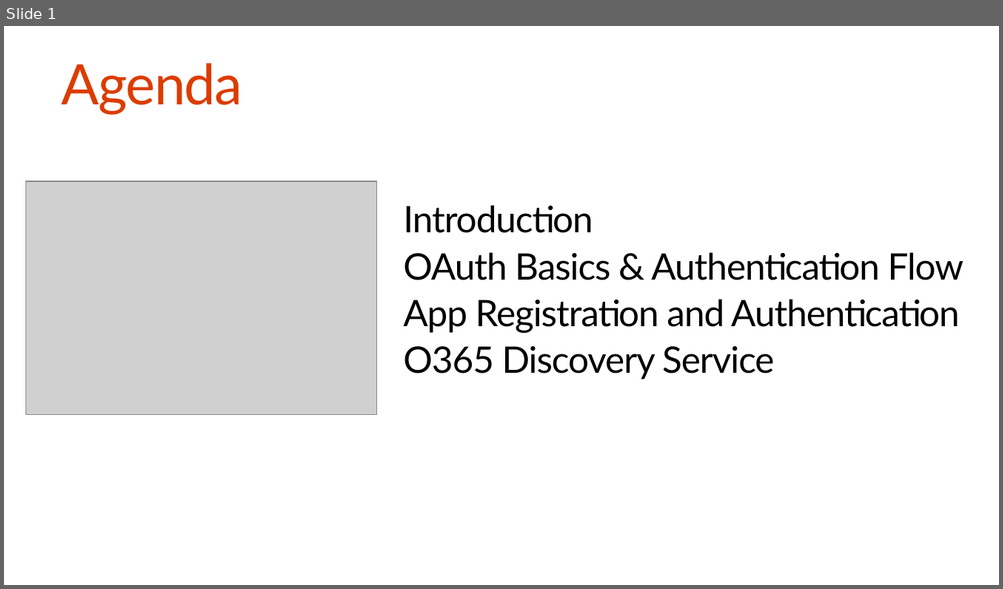
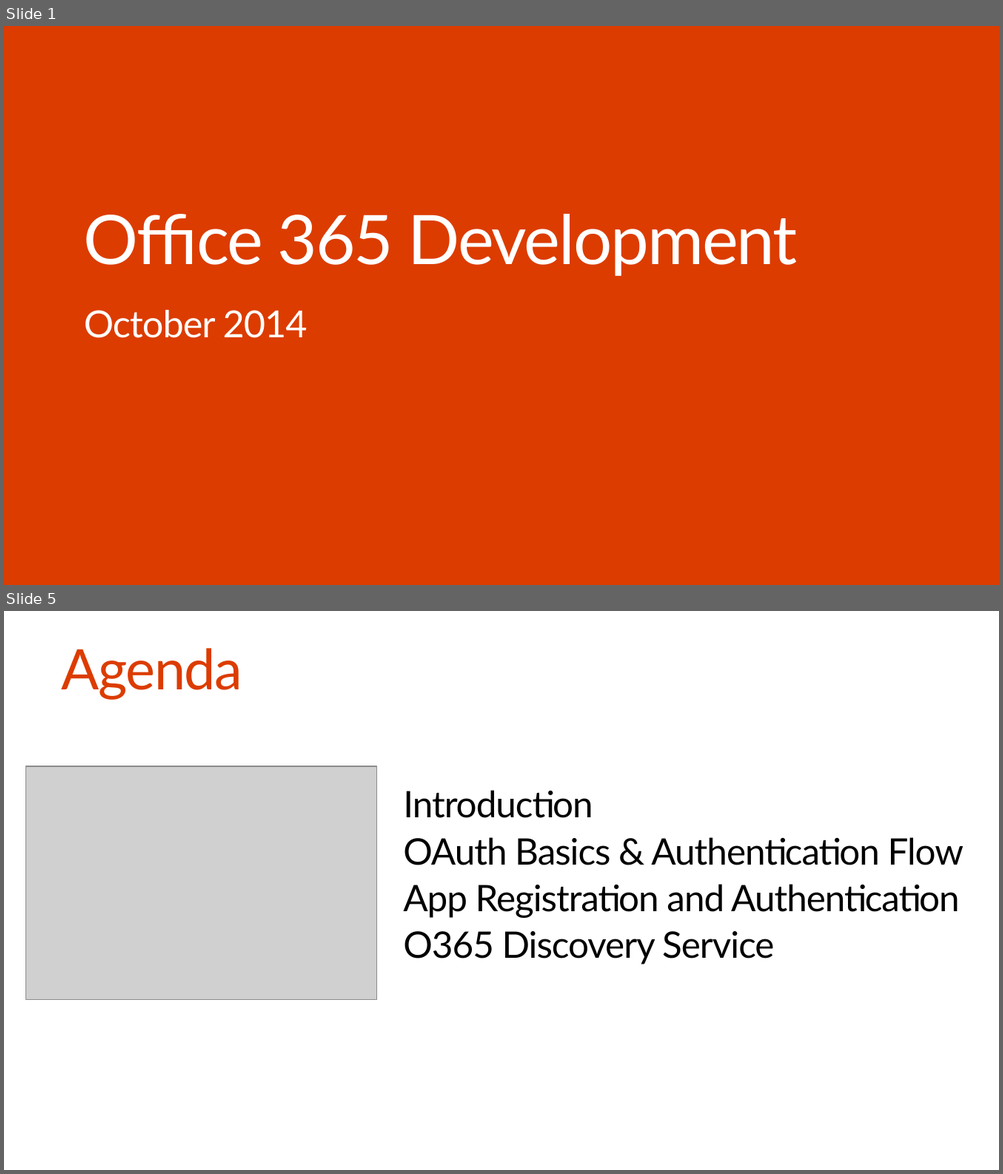
Before and after one commit to OfficeDev/TrainingContent, a slide deck: O3653-1 Deep Dive into Azure AD with the Office 365 APIs/O3653-1 Deep Dive into Azure AD with the Office 365 APIs.pptx. Shown one above the other, each under a label of ours: slide 1 before the commit, slides 1 and 5 after it; the slides between them are not shown. The pictures are 1003x589 and 1003x1174 pixels, drawn with LibreOffice and Linux fonts; fonts in the diff are those of the drawing; grey boxes stand for pictures; background and template pictures are left out. Boxes give left, top, right and bottom in pixels: in the first picture for what was removed or moved away, otherwise in the second. Text is boxed around its words. In the diff, an @@ line names an element or a change of style, - is before the commit and + after.

```diff
--- a/O3653-1 Deep Dive into Azure AD with the Office 365 APIs/O3653-1 Deep Dive into Azure AD with the Office 365 APIs.pptx
+++ b/O3653-1 Deep Dive into Azure AD with the Office 365 APIs/O3653-1 Deep Dive into Azure AD with the Office 365 APIs.pptx
@@ slide 1 added at [4, 26, 999, 585], background #DC3C00 @@
@@ title added at [84, 214, 797, 276], 66 pt, text #FFFFFF @@
+Office 365 Development
@@ text added at [84, 310, 307, 338], 36 pt, text #FFFFFF @@
+October 2014
@@ what was slide 1 is now slide 5 @@
```
Also in this commit, not shown: 1 slide changed, 7 other slides added, 8 other files.
